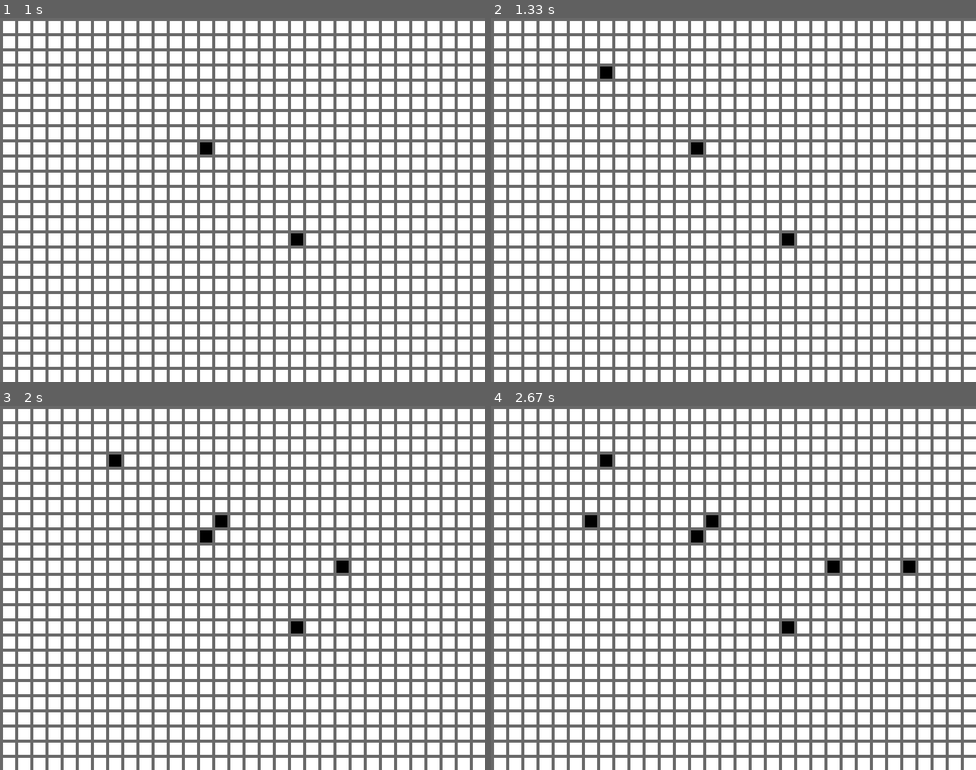
Above: before the commit, frames 1-4 (two rows, left to right).
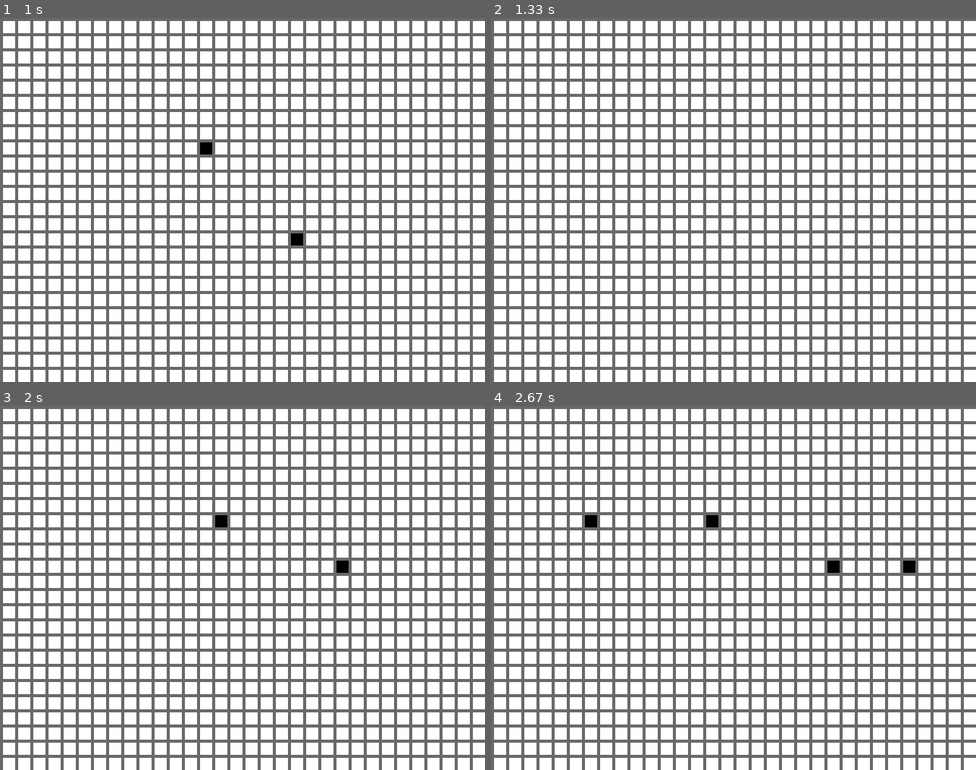
Above: after the commit, the same moments.

Repository: joshhait/PygamePathfindingVis
Game: pygame game, started from main.py
Same seed, same stepped clock (60 frames per second), same inputs: the game is played once before the commit and once after it.
Inputs (mouse positions are in pixels of both pictures, inside the frame that each line leads up to):
- Up to frame 1 (1 s): hold R 0.33-0.8 s; move the mouse to (223, 214) at 0.37 s; press the mouse at (300, 232) at 0.87 s; move the mouse to (208, 149) at 0.97 s
- Up to frame 2 (1.33 s): release the mouse at (607, 65) at 1.1 s; tap C at 1.17 s
- Up to frame 3 (2 s): click (227, 526) at 1.55 s; click (339, 558) at 1.88 s
- Up to frame 4 (2.67 s): click (908, 558) at 2.22 s; click (592, 518) at 2.55 s

Frame 1 is identical in both runs. In frame 2, 0.2% of the frame differs, in the area x 22-63%, y 13-63%; in frame 3, 0.2%; in frame 4, 0.2%.

Commit message:
refactored reset into clear. added reset
grid.clear() - old functionality of reset (all tiles become empty)

grid.reset() - all tiles empty except source, target, and walls

Diff:
--- a/grid.py
+++ b/grid.py
@@ -34,9 +34,6 @@
     def getElement(self, row, col):
         return self.grid[row][col]
 
-    def setElement(self, row, col, val):
-        self.grid[row][col] = val
-
     def setWall(self, row, col):
         """
             Sets a wall at grid[row][col]. Can't set a wall on top of the source/target square.
@@ -54,12 +51,24 @@
     def getCols(self):
         return self.cols
 
-    def reset(self):
+    def clear(self):
+        """
+            Clears the entire board. All tiles will be empty.
+        """
         for row in range(self.rows):
             for col in range(self.cols):
                 self.grid[row][col] = 0
         self.source = (None, None)
         self.target = (None, None)
+
+    def reset(self):
+        """
+            Clears the board of any search paths, leaving only target, source, and walls
+        """
+        for row in range(self.rows):
+            for col in range(self.cols):
+                if self.grid[row][col] != 1 and self.grid[row][col] != 2 and self.grid[row][col] != 3:
+                    self.grid[row][col] = 0
 
     def getSource(self):
         return self.source
--- a/main.py
+++ b/main.py
@@ -7,7 +7,10 @@
 Pathfinding Algorithms todo: BFS, DFS, Astar, Dijkstras
 
 Project TODO:
-    - probably need to expand the grid to be a list of lists of node objects, we'll see once we start implementing pathfinding
+    - Add event handling to inside the algorithms running
+    - Move setting source/target code to grid.py
+    - Get rid of useless comments
+    - implement dijkstras
 
 '''
 
@@ -55,7 +58,9 @@
                 drag = False
             elif event.type == pygame.KEYDOWN:
                 # Pressing the r key resets the entire grid
-                if event.key == pygame.K_r:
+                if event.key == pygame.K_c:
+                    grid.clear()
+                elif event.key == pygame.K_r:
                     grid.reset()
                 # Pressing the s key sets the source square
                 elif event.key == pygame.K_s:
@@ -77,9 +82,7 @@
                         elif grid.getElement(row, col) == 0 or grid.getElement(row, col) == 1:
                             grid.removeSource()
                             grid.setSource(row, col)
-                    node = (row, col)
-                    #print(grid.getSuccessors(node))
-                    #print("rows: ", grid.getRows(), " | cols: ", grid.getCols())
+
                 # Pressing the t key sets the target square
                 elif event.key == pygame.K_t:
 
